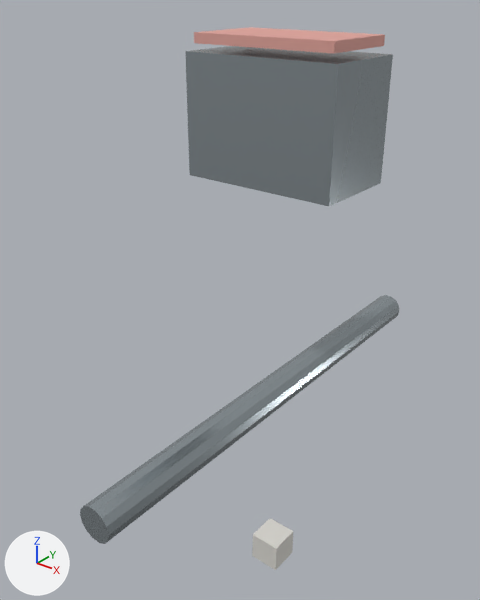
An edit to the glTF model public/builder-assets/openlife/mailbox_basic.glb, drawn before and after from the same camera.
One viewpoint serves both versions: a 50 mm camera at (0.786, -1.128, 1.457) aimed at (-0.102, -0.019, 0.769). Lighting does not change. The marker at lower left points along +X, +Y and +Z. The picture after the commit comes second.

In view in the first picture: 'p000', 'p001', 'p002', 'p003'.
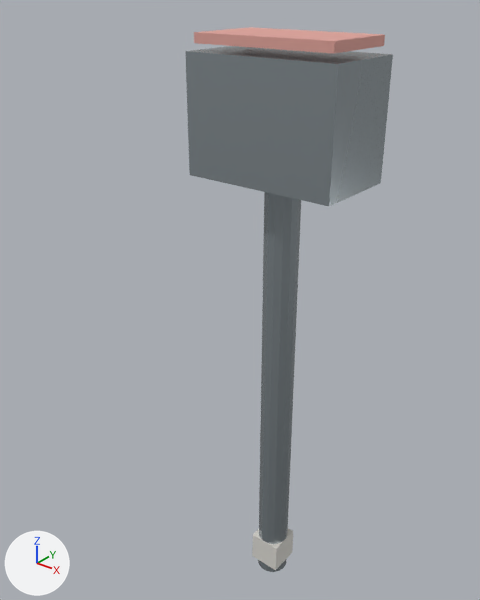
Patch to the scene script:
```diff
--- a/public/builder-assets/openlife/mailbox_basic.glb.py
+++ b/public/builder-assets/openlife/mailbox_basic.glb.py
@@ ob_p001 @@
 ob_p001 = bpy.data.objects.new('p001', me_geometry_1)
-ob_p001.location = (0.0, 0.0, 0.0)
+ob_p001.location = (0.0, 0.55, 0.55)
+ob_p001.rotation_euler = (1.571, 0.0, 0.0)  # degrees (90, 0, 0)
```

Where the change shows, as pixel boxes (x1, y1, x2, y2) in the pictures (480 x 600 px):
'p001', moved, turned: before (80, 295, 399, 544); after (258, 192, 301, 572)
